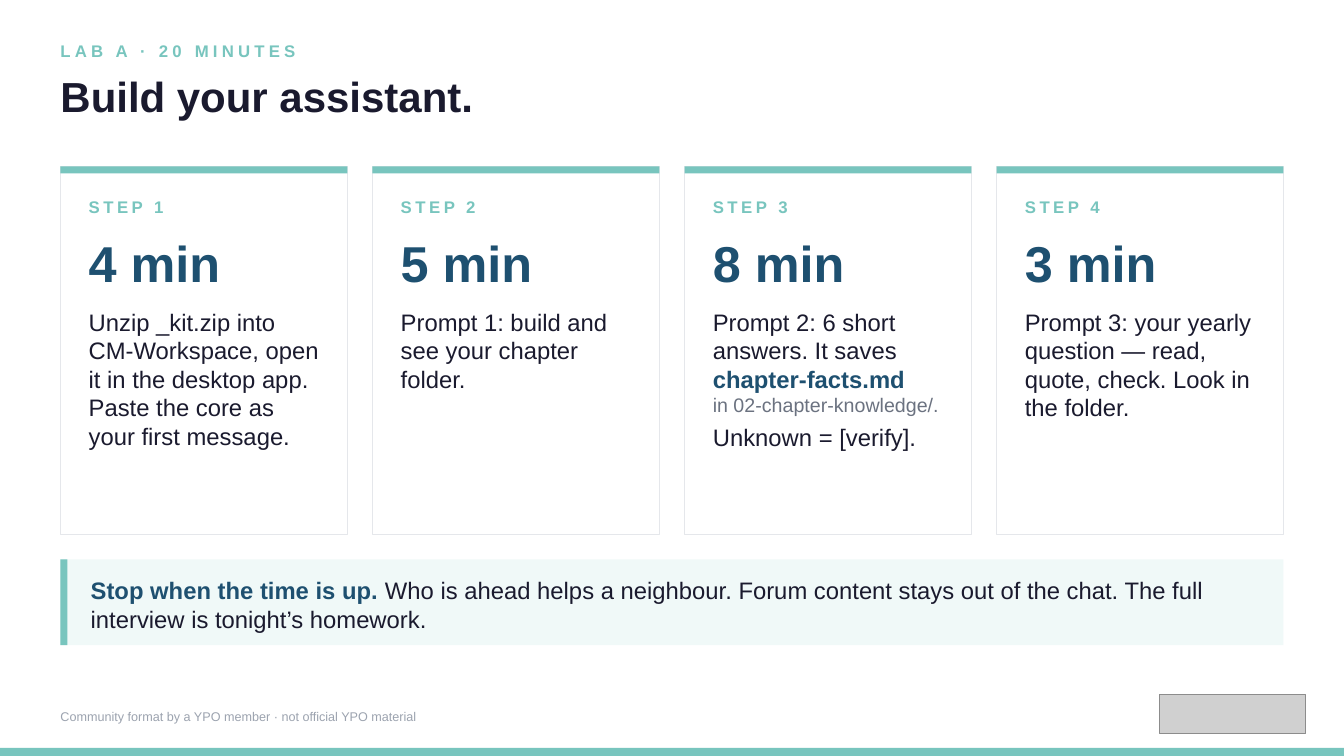
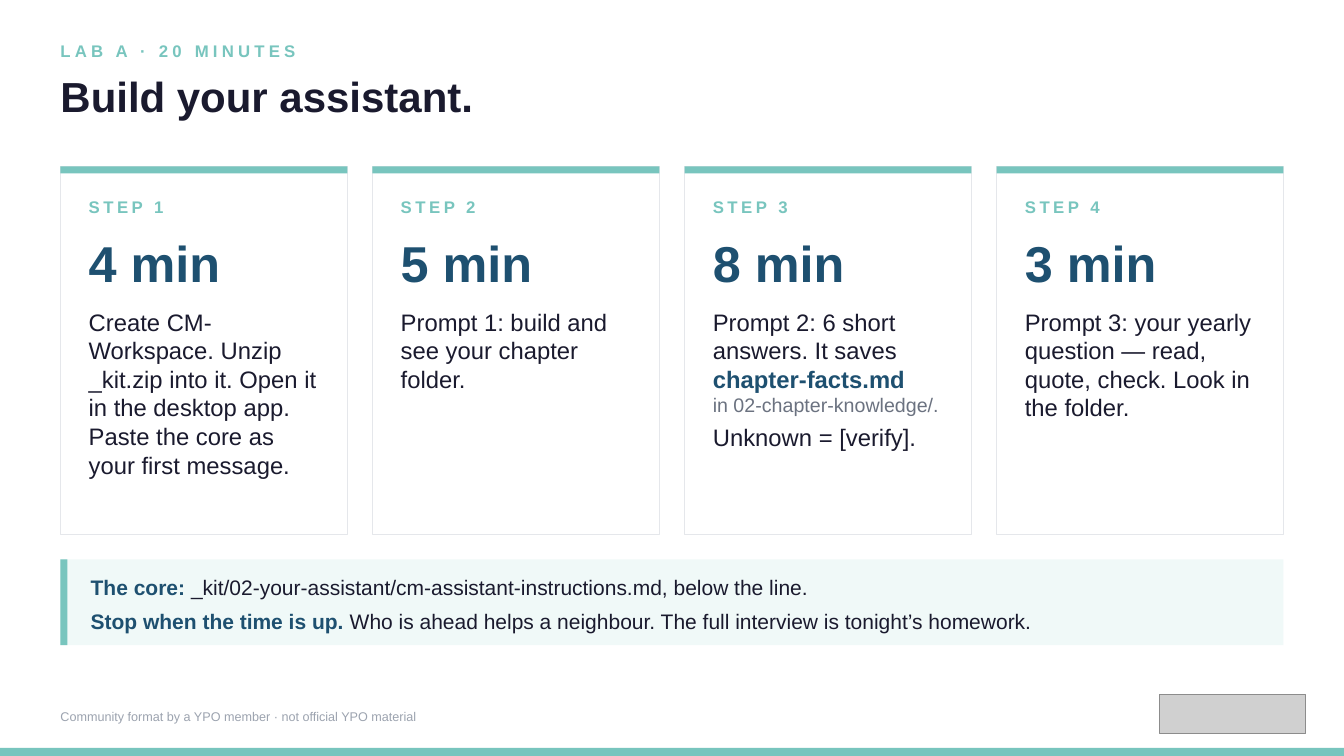
Before and after one commit to kirchbergcapital/ypo-chapter-manager-best-practice, a slide deck: slide 8 of trainer/presentation/operational-ai-excellence-deck.pptx. Drawn at 1344x756 pixels with LibreOffice and Linux fonts; fonts in the diff are those of the drawing; grey boxes stand for pictures. Boxes give left, top, right and bottom in pixels: in the first picture for what was removed or moved away, otherwise in the second. Text is boxed around its words. In the diff, an @@ line names an element or a change of style, - is before the commit and + after.

```diff
--- a/trainer/presentation/operational-ai-excellence-deck.pptx
+++ b/trainer/presentation/operational-ai-excellence-deck.pptx
@@ text at <box>89,314,316,479</box>: text changed @@
-Unzip _kit.zip into CM-Workspace, open it in the desktop app. Paste the core as your first message.
+Create CM-Workspace. Unzip _kit.zip into it. Open it in the desktop app. Paste the core as your first message.
@@ text at <box>91,579,1031,634</box>: text changed; size 17 to 15 pt @@
-Stop when the time is up. Who is ahead helps a neighbour. Forum content stays out of the chat. The full interview is tonight’s homework.
+The core: _kit/02-your-assistant/cm-assistant-instructions.md, below the line.
+Stop when the time is up. Who is ahead helps a neighbour. The full interview is tonight’s homework.
```
Also in this commit, not shown: 1 other slide changed, 2 other files.
